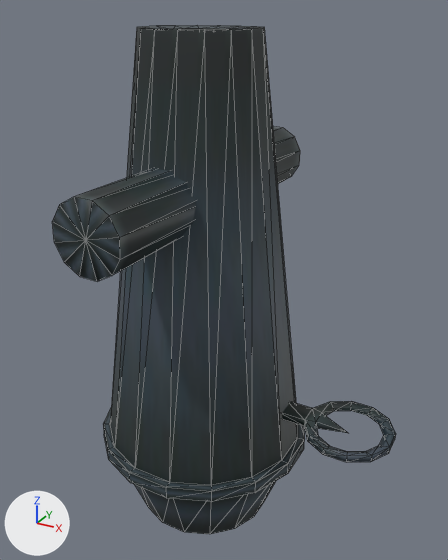
Two versions of the OBJ model data/Cannon.obj, one commit apart.
Rendered twice from a 50 mm camera at (133.0, -221.0, 170.0) aimed at (10.0, 1.0, 59.0). Lighting does not change. The marker at lower left points along +X, +Y and +Z. Mesh edges are drawn as thin lines. Where no turn or scale is listed for an object, it has been applied to the vertices. Vertices at the same position are counted once.

Script lines for the objects in view, before the commit:
```python
me_mesh_1 = bpy.data.meshes.new('mesh-1')
me_mesh_1.from_pydata(...)  # 202 vertices, 374 faces; spans x -50.0..92.0, y -75.0..75.0, z -72.0..163.0
me_mesh_1.materials.append(mat_vcank_v)  # picture img_v_ksgame_png
ob_mesh_1 = bpy.data.objects.new('mesh-1', me_mesh_1)
ob_mesh_1.location = (0.0, 0.0, 0.0)
```
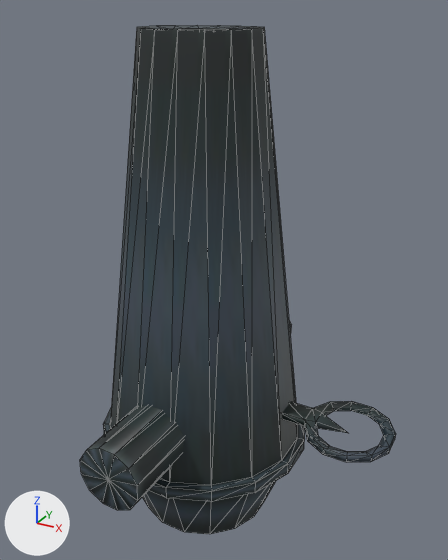
The newer file is also turned or shifted as a whole; pictures and numbers use the older file's frame.

Diff of the bpy script that builds the scene:
```diff
--- a/data/Cannon.obj.py
+++ b/data/Cannon.obj.py
@@ me_mesh_1 @@
 me_mesh_1.from_pydata(...)  # 202 vertices, 374 faces; spans x -50.0..92.0, y -75.0..75.0, z -72.0..163.0
 # used by ob_mesh_1; location = (0.0, 0.0, 0.0)
+# me_mesh_1 part 1: the loose piece of 26 vertices spanning x -14.0..14.0, y -75.0..75.0, z 86.0..114.0 is moved by (0.0, 0.0, -100.0)
 me_mesh_1.materials.append(mat_vcank_v)
```

What differs and where, as boxes [x1, y1, x2, y2] in the pictures (448 x 560 px; the box of a moved part takes in the faces that stretch with it):
'mesh-1', reshaped (8% narrower): before [52, 25, 396, 534]; after [80, 25, 396, 534]
part 1 of me_mesh_1, moved or reshaped: before [52, 126, 300, 281]; after [80, 320, 292, 510]
